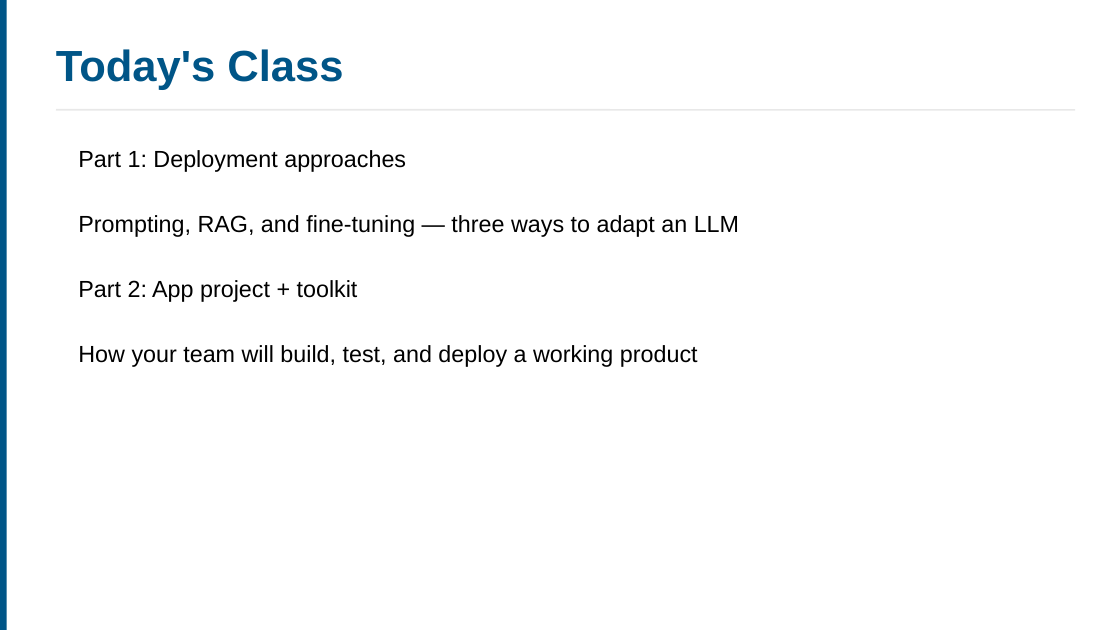
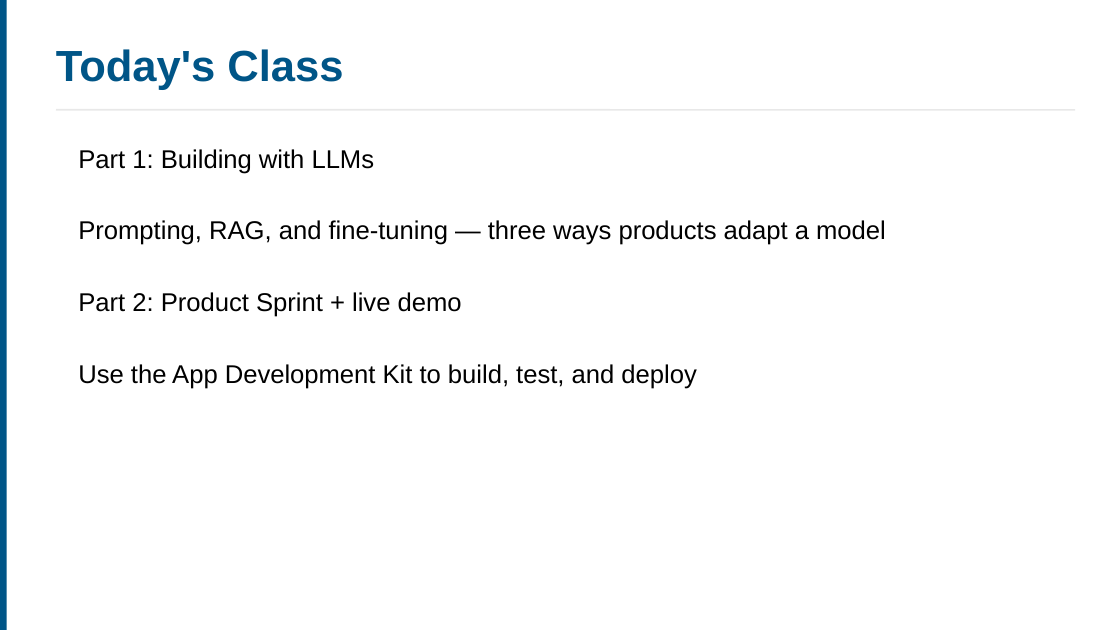
Before and after one commit to ucla-anderson-SSAI/SSAI, a slide deck: slide 2 of Slides/Week 8/Week8.pptx (slide 3 before the commit). Drawn at 1120x630 pixels with LibreOffice and Linux fonts; fonts in the diff are those of the drawing. Boxes give left, top, right and bottom in pixels: in the first picture for what was removed or moved away, otherwise in the second. Text is boxed around its words. In the diff, an @@ line names an element or a change of style, - is before the commit and + after.

```diff
--- a/Slides/Week 8/Week8.pptx
+++ b/Slides/Week 8/Week8.pptx
@@ text at <box>78,149,375,174</box>: text changed; size 15 to 16.5 pt @@
-Part 1: Deployment approaches
+Part 1: Building with LLMs
@@ text at <box>78,220,886,245</box>: text changed; size 15 to 16.5 pt @@
-Prompting, RAG, and fine-tuning — three ways to adapt an LLM
+Prompting, RAG, and fine-tuning — three ways products adapt a model
@@ text at <box>78,292,462,317</box>: text changed; size 15 to 16.5 pt @@
-Part 2: App project + toolkit
+Part 2: Product Sprint + live demo
@@ text at <box>78,364,696,389</box>: text changed; size 15 to 16.5 pt @@
-How your team will build, test, and deploy a working product
+Use the App Development Kit to build, test, and deploy
```
Also in this commit, not shown: 7 other slides changed, 12 slides added, 35 slides removed, 8 other files.
